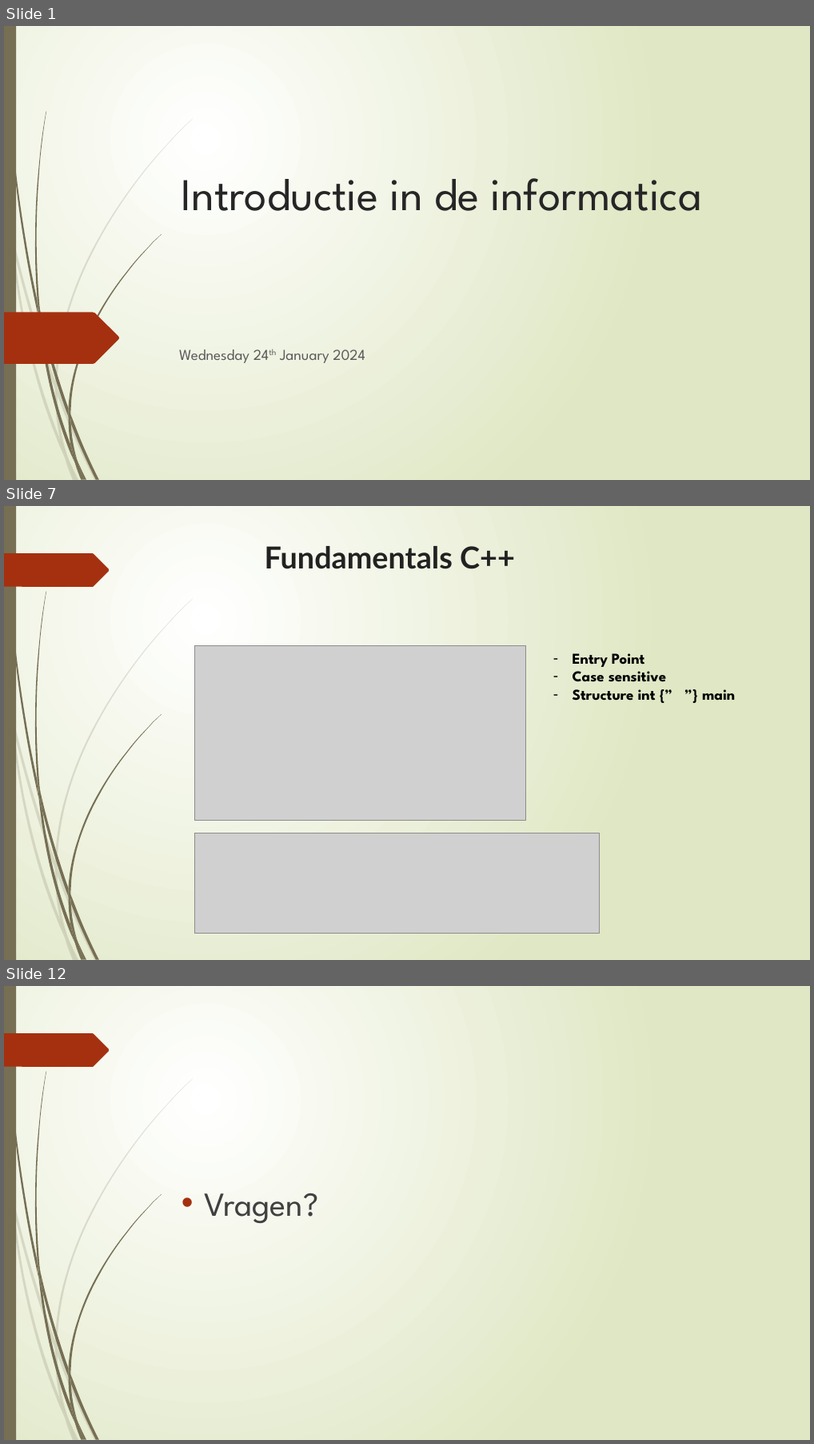
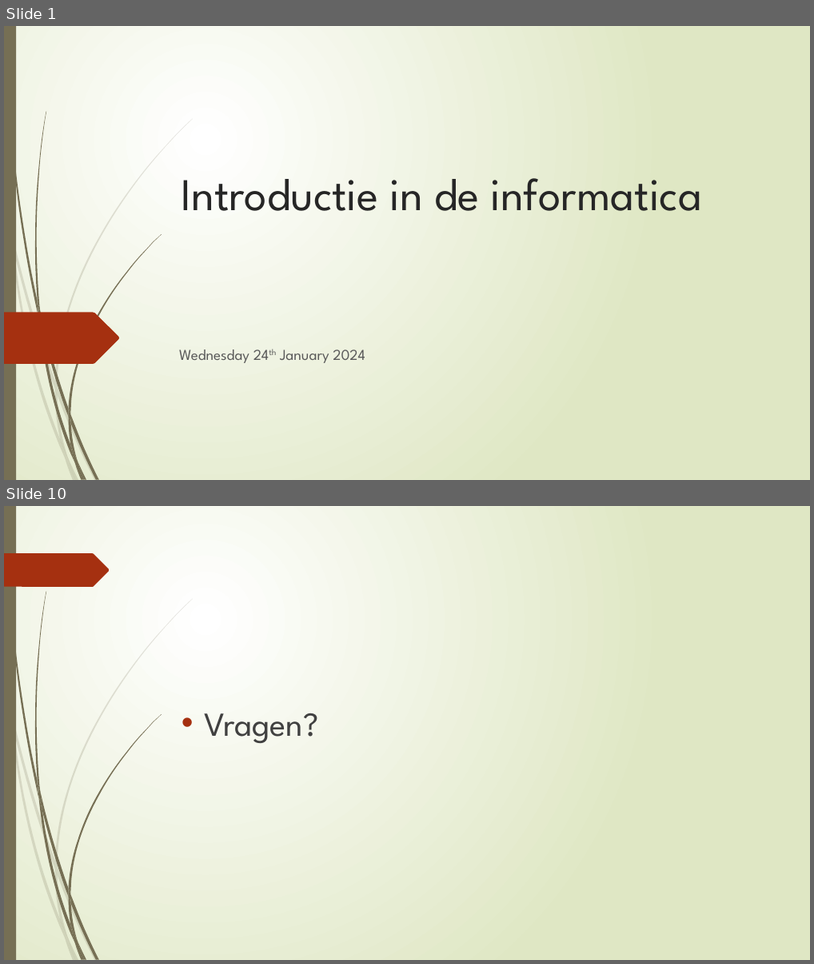
Before and after one commit to widjesh/Inleiding-in-de-Informatica, a slide deck: slides/24th Jan 2024.pptx. Shown one above the other, each under a label of ours: slides 1, 7 and 12 before the commit, slides 1 and 10 after it; the slides between them are not shown. The pictures are 814x1444 and 814x964 pixels, drawn with LibreOffice and Linux fonts; fonts in the diff are those of the drawing; grey boxes stand for pictures. Boxes give left, top, right and bottom in pixels: in the first picture for what was removed or moved away, otherwise in the second. Text is boxed around its words. In the diff, an @@ line names an element or a change of style, - is before the commit and + after.

```diff
--- a/slides/24th Jan 2024.pptx
+++ b/slides/24th Jan 2024.pptx
@@ slide 7 removed at bbox=[4, 506, 810, 960], background gradient #FFFFFF to #DFE8C4; not listed: 24 template elements that a slide beside it also shows @@
@@ title removed at bbox=[265, 546, 515, 569] @@
-Fundamentals C++
@@ picture removed at bbox=[194, 646, 526, 820] @@
@@ text removed at bbox=[573, 653, 735, 700] @@
-– Entry Point
-– Case sensitive
-– Structure int {” ”} main
@@ picture removed at bbox=[194, 832, 599, 933] @@
@@ what was slide 12 is now slide 10 @@
```
Also in this commit, not shown: 8 slides added, 9 other slides removed.
